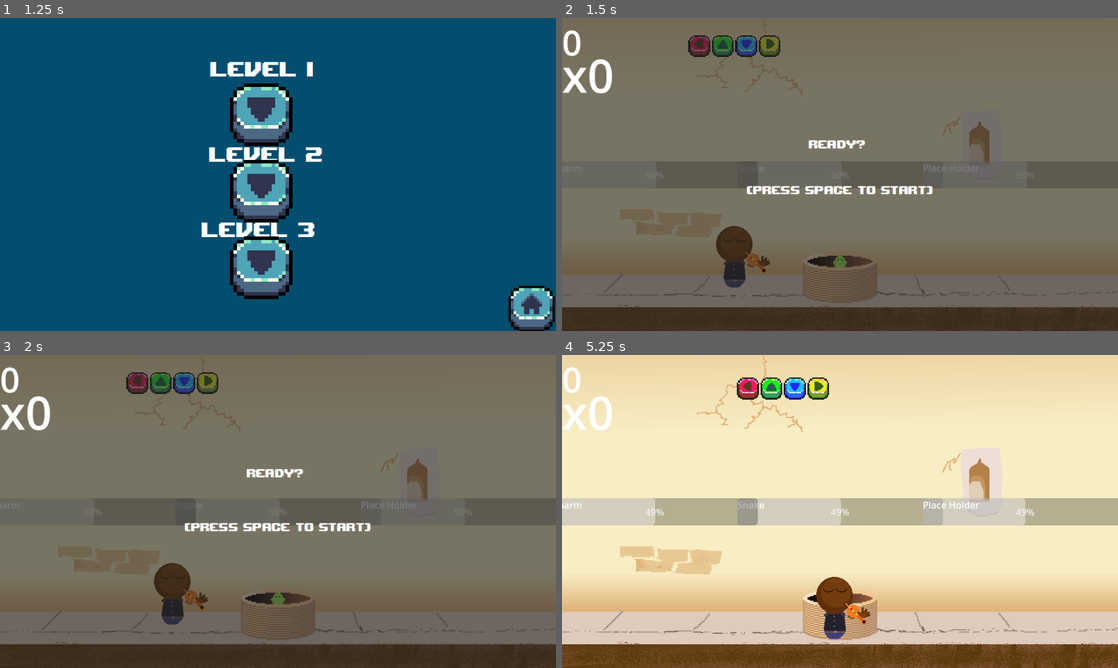
Above: before the commit, frames 1-4 (two rows, left to right).
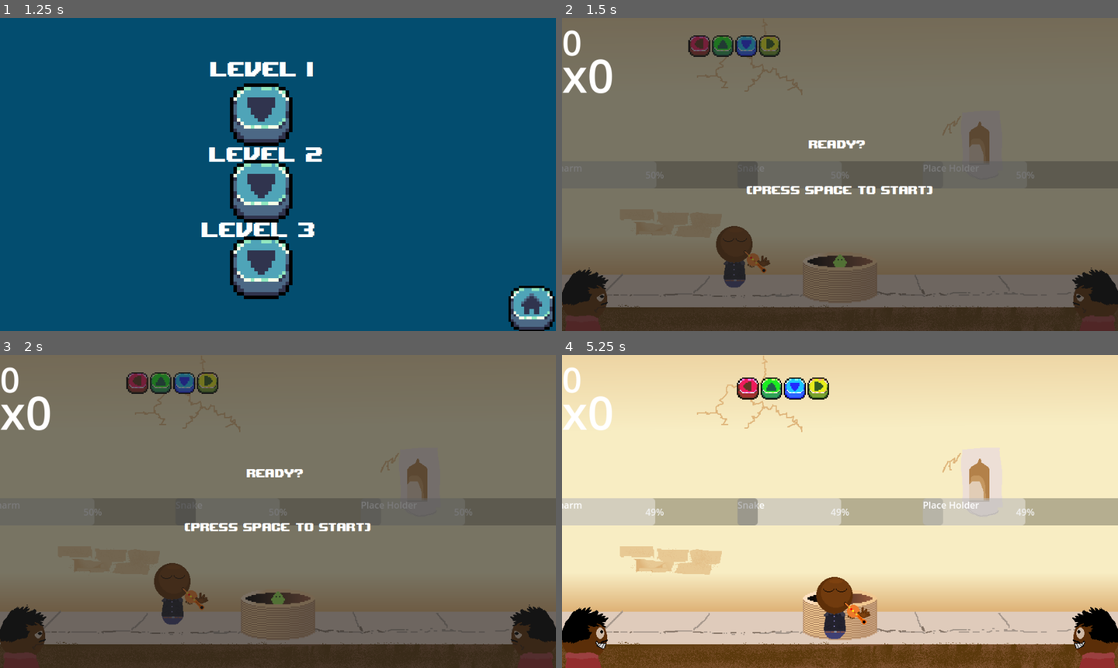
Above: after the commit, the same moments.

Repository: K0RIS/WinterMelonJam2023
Game: Godot game, scene res://assets/scenes/main_menu.tscn
Same seed, same stepped clock (60 frames per second), same inputs: the game is played once before the commit and once after it. The engine's default icon, where the game draws it, is replaced by a stand-in: a white triangle on a blue panel in a dark square. Sound files missing from this copy of the repository are replaced by a short silence.
Inputs (mouse positions are in pixels of both pictures, inside the frame that each line leads up to):
- Up to frame 1 (1.25 s): click (166, 86) at 0.5 s
- Up to frame 2 (1.5 s): click (823, 115) at 1.25 s
- Up to frame 3 (2 s): no input
- Up to frame 4 (5.25 s): tap Space (Start_Level) at 2, 2.1, 2.85, 3.5, 3.6, 4.35, 5, 5.1 s; hold D (move_right) 2.03-3.53 s; tap Enter (ui_accept) at 2.27, 2.75, 3.02, 4.25, 4.52 s; hold Left (left) 3.53-4.28 s; hold D (move_right) from 4.28 s (still down)

Frame 1 is identical in both runs. In frame 2, 1.7% of the frame differs, in the area x 0-100%, y 79-98%; in frame 3, 1.7%; in frame 4, 2.2%, in the area x 0-100%, y 80-100%.

Commit message:
Audience added

Diff:
--- /dev/null
+++ b/CrowdMember.tscn
@@ -0,0 +1,132 @@
+[gd_scene load_steps=18 format=3 uid="uid://djmbu4rbud5of"]
+
+[ext_resource type="Texture2D" uid="uid://jwugrf2ffwrs" path="res://assets/sprites/crowd1.png" id="1_c4ujs"]
+
+[sub_resource type="AtlasTexture" id="AtlasTexture_0yjoc"]
+atlas = ExtResource("1_c4ujs")
+region = Rect2(0, 256, 128, 128)
+
+[sub_resource type="AtlasTexture" id="AtlasTexture_b14b0"]
+atlas = ExtResource("1_c4ujs")
+region = Rect2(128, 256, 128, 128)
+
+[sub_resource type="AtlasTexture" id="AtlasTexture_dv5kr"]
+atlas = ExtResource("1_c4ujs")
+region = Rect2(256, 256, 128, 128)
+
+[sub_resource type="AtlasTexture" id="AtlasTexture_fx5fj"]
+atlas = ExtResource("1_c4ujs")
+region = Rect2(384, 256, 128, 128)
+
+[sub_resource type="AtlasTexture" id="AtlasTexture_a53kf"]
+atlas = ExtResource("1_c4ujs")
+region = Rect2(512, 256, 128, 128)
+
+[sub_resource type="AtlasTexture" id="AtlasTexture_n6l48"]
+atlas = ExtResource("1_c4ujs")
+region = Rect2(0, 0, 128, 128)
+
+[sub_resource type="AtlasTexture" id="AtlasTexture_wmi1d"]
+atlas = ExtResource("1_c4ujs")
+region = Rect2(128, 0, 128, 128)
+
+[sub_resource type="AtlasTexture" id="AtlasTexture_coq43"]
+atlas = ExtResource("1_c4ujs")
+region = Rect2(256, 0, 128, 128)
+
+[sub_resource type="AtlasTexture" id="AtlasTexture_73jc5"]
+atlas = ExtResource("1_c4ujs")
+region = Rect2(384, 0, 128, 128)
+
+[sub_resource type="AtlasTexture" id="AtlasTexture_ueaf4"]
+atlas = ExtResource("1_c4ujs")
+region = Rect2(512, 0, 128, 128)
+
+[sub_resource type="AtlasTexture" id="AtlasTexture_b1pk5"]
+atlas = ExtResource("1_c4ujs")
+region = Rect2(0, 128, 128, 128)
+
+[sub_resource type="AtlasTexture" id="AtlasTexture_qaiic"]
+atlas = ExtResource("1_c4ujs")
+region = Rect2(128, 128, 128, 128)
+
+[sub_resource type="AtlasTexture" id="AtlasTexture_cvlqh"]
+atlas = ExtResource("1_c4ujs")
+region = Rect2(256, 128, 128, 128)
+
+[sub_resource type="AtlasTexture" id="AtlasTexture_ae8os"]
+atlas = ExtResource("1_c4ujs")
+region = Rect2(384, 128, 128, 128)
+
+[sub_resource type="AtlasTexture" id="AtlasTexture_aj3ga"]
+atlas = ExtResource("1_c4ujs")
+region = Rect2(512, 128, 128, 128)
+
+[sub_resource type="SpriteFrames" id="SpriteFrames_koff6"]
+animations = [{
+"frames": [{
+"duration": 1.0,
+"texture": SubResource("AtlasTexture_0yjoc")
+}, {
+"duration": 1.0,
+"texture": SubResource("AtlasTexture_b14b0")
+}, {
+"duration": 1.0,
+"texture": SubResource("AtlasTexture_dv5kr")
+}, {
+"duration": 1.0,
+"texture": SubResource("AtlasTexture_fx5fj")
+}, {
+"duration": 1.0,
+"texture": SubResource("AtlasTexture_a53kf")
+}],
+"loop": true,
+"name": &"0",
+"speed": 5.0
+}, {
+"frames": [{
+"duration": 1.0,
+"texture": SubResource("AtlasTexture_n6l48")
+}, {
+"duration": 1.0,
+"texture": SubResource("AtlasTexture_wmi1d")
+}, {
+"duration": 1.0,
+"texture": SubResource("AtlasTexture_coq43")
+}, {
+"duration": 1.0,
+"texture": SubResource("AtlasTexture_73jc5")
+}, {
+"duration": 1.0,
+"texture": SubResource("AtlasTexture_ueaf4")
+}],
+"loop": true,
+"name": &"1",
+"speed": 5.0
+}, {
+"frames": [{
+"duration": 1.0,
+"texture": SubResource("AtlasTexture_b1pk5")
+}, {
+"duration": 1.0,
+"texture": SubResource("AtlasTexture_qaiic")
+}, {
+"duration": 1.0,
+"texture": SubResource("AtlasTexture_cvlqh")
+}, {
+"duration": 1.0,
+"texture": SubResource("AtlasTexture_ae8os")
+}, {
+"duration": 1.0,
+"texture": SubResource("AtlasTexture_aj3ga")
+}],
+"loop": true,
+"name": &"2",
+"speed": 5.0
+}]
+
+[node name="Member" type="AnimatedSprite2D"]
+sprite_frames = SubResource("SpriteFrames_koff6")
+animation = &"1"
+autoplay = "0"
+frame_progress = 0.906545
--- a/assets/scenes/EnvironmentalAreas.tscn
+++ b/assets/scenes/EnvironmentalAreas.tscn
@@ -1,9 +1,10 @@
-[gd_scene load_steps=6 format=3 uid="uid://dl8tbmqlmed3s"]
+[gd_scene load_steps=7 format=3 uid="uid://dl8tbmqlmed3s"]
 
 [ext_resource type="Script" path="res://assets/scripts/EnvironmentalAreas.gd" id="1_ufwa4"]
 [ext_resource type="PackedScene" uid="uid://br3n44tptuhlc" path="res://assets/scenes/Snake.tscn" id="2_gsgy3"]
 [ext_resource type="Script" path="res://assets/scripts/Meter.gd" id="3_kv1wc"]
 [ext_resource type="PackedScene" uid="uid://dxynt56u880ym" path="res://assets/scenes/rock_thrower.tscn" id="4_nmovu"]
+[ext_resource type="PackedScene" uid="uid://djmbu4rbud5of" path="res://CrowdMember.tscn" id="4_v1eul"]
 
 [sub_resource type="RectangleShape2D" id="RectangleShape2D_4k3a8"]
 size = Vector2(320, 540)
@@ -50,7 +51,6 @@
 
 [node name="CrowdArea" type="Area2D" parent="Node2D"]
 position = Vector2(-320, 0)
-metadata/_edit_group_ = true
 
 [node name="CollisionShape2D" type="CollisionShape2D" parent="Node2D/CrowdArea"]
 shape = SubResource("RectangleShape2D_4k3a8")
@@ -81,9 +81,12 @@
 text = "Charm"
 metadata/_edit_group_ = true
 
+[node name="AnimatedSprite2D" parent="Node2D/CrowdArea" instance=ExtResource("4_v1eul")]
+position = Vector2(-112, 210)
+frame_progress = 0.0
+
 [node name="PlaceholderArea" type="Area2D" parent="Node2D"]
 position = Vector2(320, 7.62939e-06)
-metadata/_edit_group_ = true
 
 [node name="CollisionShape2D" type="CollisionShape2D" parent="Node2D/PlaceholderArea"]
 shape = SubResource("RectangleShape2D_4k3a8")
@@ -102,7 +105,6 @@
 grow_vertical = 2
 value = 50.0
 script = ExtResource("3_kv1wc")
-metadata/_edit_group_ = true
 
 [node name="Label" type="Label" parent="Node2D/PlaceholderArea/PlaceholderMeter"]
 layout_mode = 1
@@ -113,6 +115,11 @@
 grow_vertical = 2
 text = "Place Holder"
 metadata/_edit_group_ = true
+
+[node name="AnimatedSprite2D2" parent="Node2D/PlaceholderArea/PlaceholderMeter" instance=ExtResource("4_v1eul")]
+position = Vector2(289.5, 233.5)
+frame_progress = 0.0
+flip_h = true
 
 [node name="RockThrower" parent="." instance=ExtResource("4_nmovu")]
 position = Vector2(6, 399)
--- a/assets/scripts/EnvironmentalAreas.gd
+++ b/assets/scripts/EnvironmentalAreas.gd
@@ -3,6 +3,9 @@
 @onready var snake_meter = $Node2D/SnakeArea/SnakeMeter
 @onready var charm_meter = $Node2D/CrowdArea/CharmMeter
 @onready var placeholder_meter = $Node2D/PlaceholderArea/PlaceholderMeter
+
+@onready var crowd_one = $Node2D/CrowdArea/AnimatedSprite2D
+@onready var crowd_two = $Node2D/PlaceholderArea/PlaceholderMeter/AnimatedSprite2D2
 
 @onready var snake = $Node2D/SnakeArea/Snake
 
@@ -24,11 +27,19 @@
 
 
 func _on_charm_meter_value_changed(value):
+	var target = int(((value)/100)*3)
+	target = clampi(target, 0, 2)
+	crowd_one.play(str(target))
+
 	if value >= 10:
 		$RockThrower.StopTimer()
 
 
 func _on_place_holder_value_changed(value):
+	var target = int(((value)/100)*3)
+	target = clampi(target, 0, 2)
+	crowd_two.play(str(target))
+
 	if value >= 10:
 		$RockThrower2.StopTimer()
 
Binary file added: assets/sprites/crowd1.png
Not shown, added: assets/sprites/crowd1.png.import
